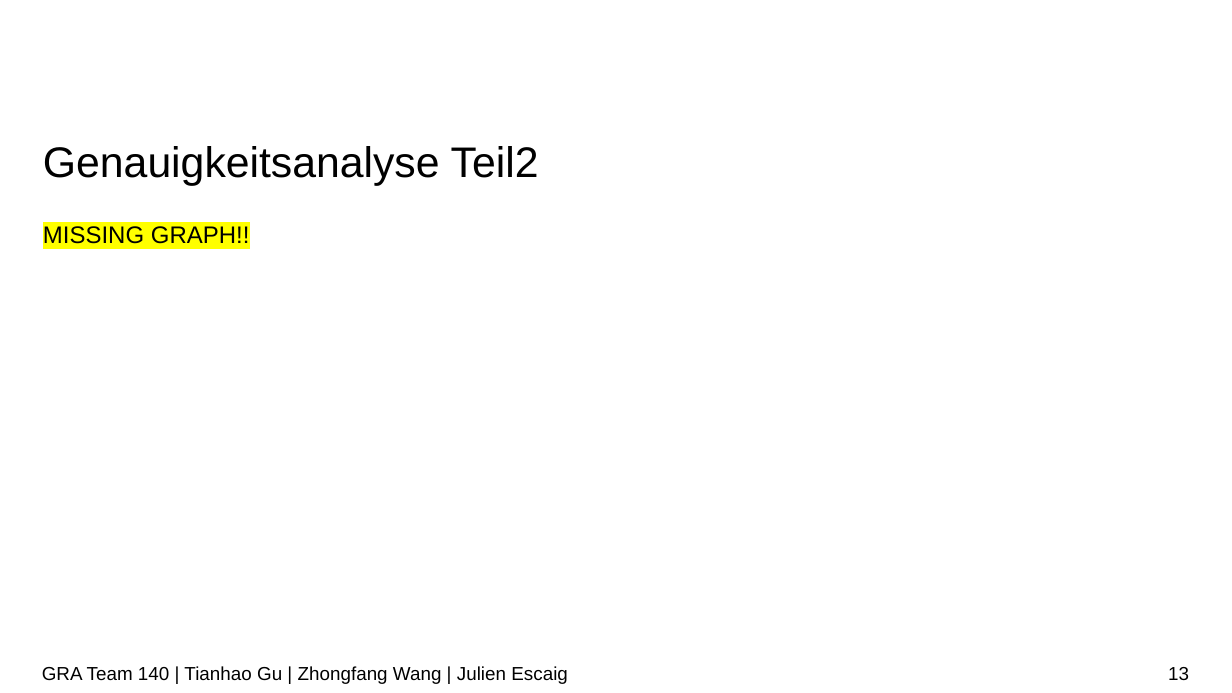
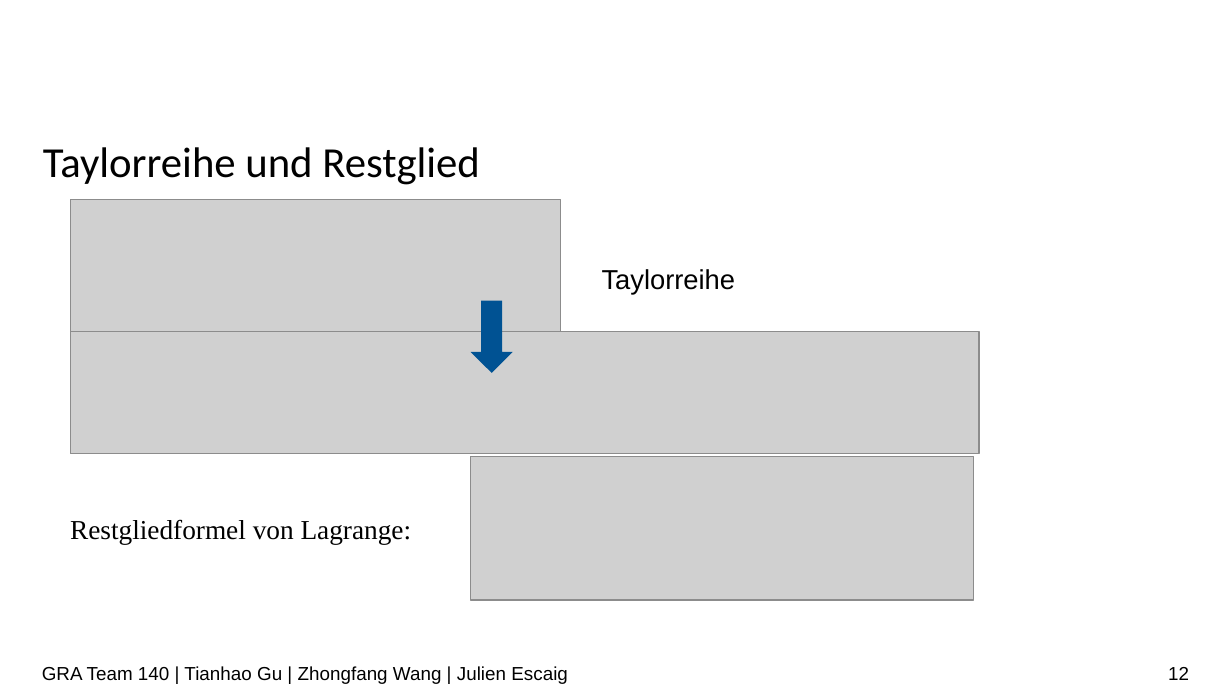
Before and after one commit to tianhaogutum/1, a slide deck: slide 12 of Vortrag/Vortrag.pptx (slide 13 before the commit). Drawn at 1232x693 pixels with LibreOffice and Linux fonts; fonts in the diff are those of the drawing; grey boxes stand for pictures; background and template pictures are left out. Boxes give left, top, right and bottom in pixels: in the first picture for what was removed or moved away, otherwise in the second. Text is boxed around its words. In the diff, an @@ line names an element or a change of style, - is before the commit and + after.

```diff
--- a/Vortrag/Vortrag.pptx
+++ b/Vortrag/Vortrag.pptx
@@ title at box(43, 147, 480, 185): text changed; font Arial to Calibri @@
-Genauigkeitsanalyse Teil2
+Taylorreihe und Restglied
@@ picture added at box(70, 200, 561, 346) @@
@@ text removed at box(43, 226, 250, 244) @@
-MISSING GRAPH!!
@@ text added at box(602, 269, 735, 295), 16 pt, text #000000 @@
+Taylorreihe
@@ down arrow added at box(471, 301, 513, 373), fill #005293 @@
@@ picture added at box(70, 331, 979, 453) @@
@@ picture added at box(471, 456, 973, 600) @@
@@ text added at box(70, 519, 412, 544), 16 pt, text #000000 @@
+Restgliedformel von Lagrange:
@@ page number at box(1168, 667, 1189, 680): text changed @@
-13
+12
```
Also in this commit, not shown: 9 other slides changed, 3 slides added, 1 slide removed, 3 other files.
